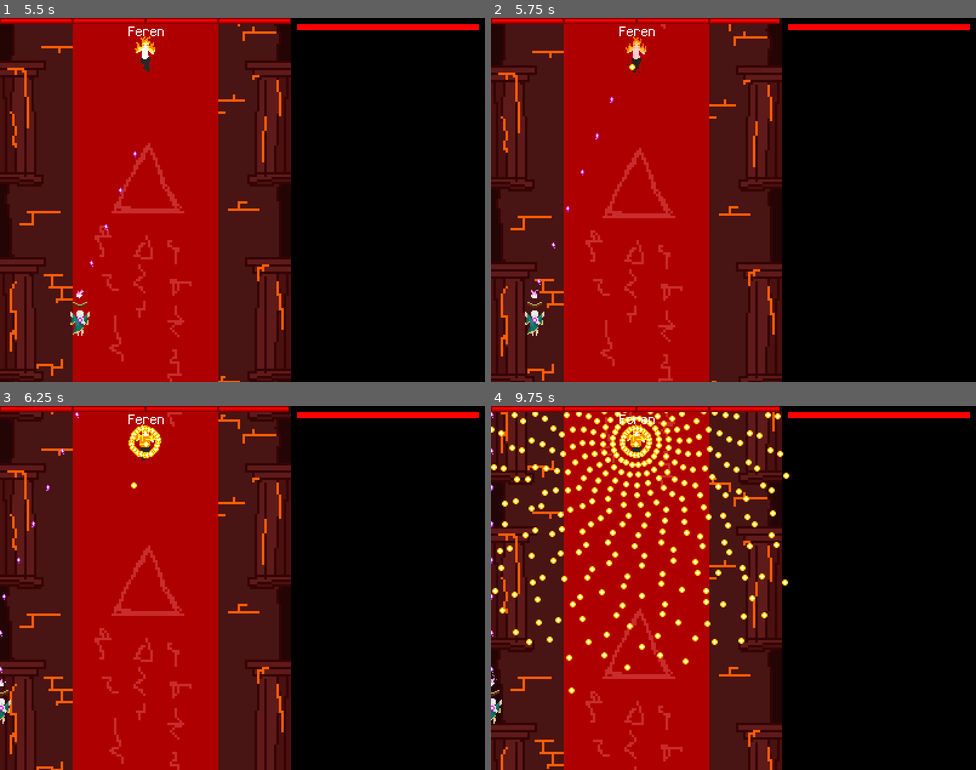
Above: before the commit, frames 1-4 (two rows, left to right).
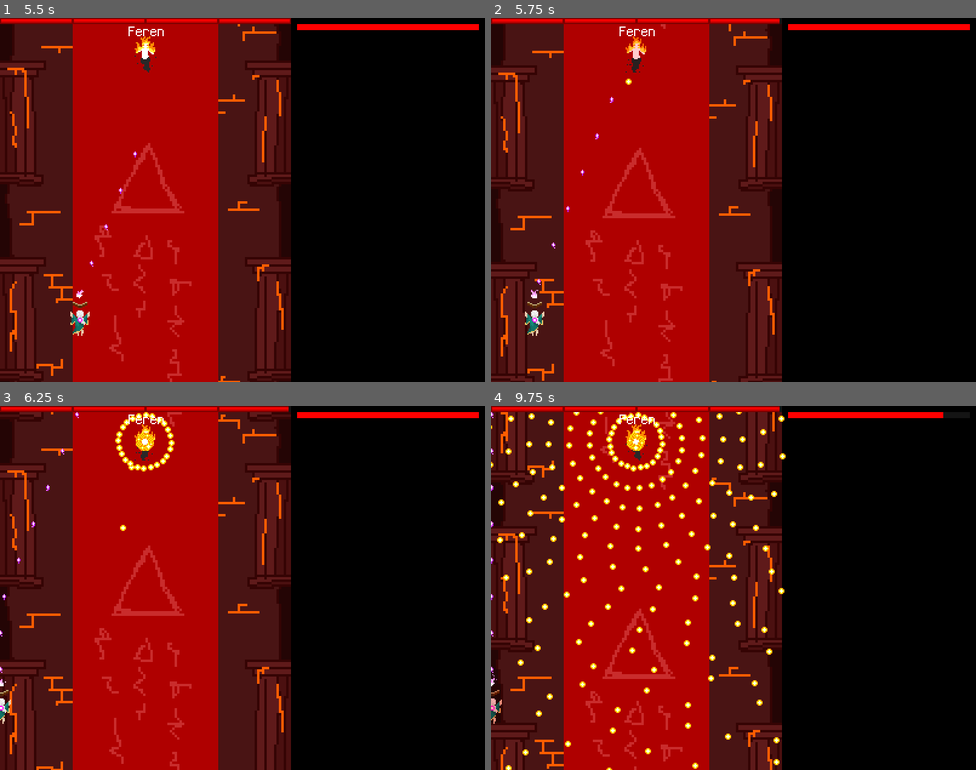
Above: after the commit, the same moments.

Repository: Voltinus/rimu
Game: Godot game, scene res://levels/LanguageSelector/LanguageSelector.tscn
Two runs of this game, one before a commit and one after it. Both use one fixed random seed, a clock stepped at 60 frames per second and the inputs below.
Inputs (mouse positions are in pixels of both pictures, inside the frame that each line leads up to):
- Up to frame 1 (5.5 s): click (242, 152) at 0.5 s; click "New game" at 1.25 s; tap Enter (dialogue_skip) at 2, 3.5, 5 s; hold D (move_right) 2.03-2.78 s; tap Space at 2.75, 4.25 s; hold S (move_down) 2.78-3.53 s; hold D (move_right) 3.53-4.28 s; hold W (move_up) 4.28-5.03 s; hold A (move_left) from 5.03 s (still down)
- Up to frame 2 (5.75 s): keep holding A (move_left)
- Up to frame 3 (6.25 s): keep holding A (move_left)
- Up to frame 4 (9.75 s): release A (move_left) at 6.53 s; hold S (move_down) 6.53-7.28 s; hold D (move_right) 7.28-8.03 s; hold W (move_up) 8.03-8.78 s; hold D (move_right) 8.78-9.53 s; hold S (move_down) from 9.53 s (still down)

Frame 1 is identical in both runs. In frame 2, less than 0.1% of the frame differs, in the area x 27-30%, y 12-19%; in frame 3, 0.8%; in frame 4, 7.4%, in the area x 0-99%, y 1-100%.

Commit message:
Improved some syntax, added "quit" action by pressing escape, and changed order of nodes in the scroll

Diff:
--- a/Global.gd
+++ b/Global.gd
@@ -6,6 +6,8 @@
 func _process(_delta):
 	if Input.is_action_just_pressed("toggle_fullscreen"):
 		OS.window_fullscreen = !OS.window_fullscreen
+	if Input.is_action_just_pressed("quit"):
+		quit()
 
 func goto_scene(scn: String):
 	var scene_path = "res://levels/%s/%s.tscn" % [scn, scn]
--- a/levels/Level1Fire/Enemy.gd
+++ b/levels/Level1Fire/Enemy.gd
@@ -23,7 +23,9 @@
 		{ "target": Vector2(0.5, 0.1) },
 		{ "shooting": false },
 		{ "callback": "curtain" },
+		{ "shooting": true },
 		{ "callback": "fire_lines" },
+		{ "shooting": false },
 		{ "callback": "triple_burst" },
 
 	]
@@ -52,25 +54,31 @@
 	for i in range(5):
 		for j in range(10):
 			for k in range(2):
+				if not alive:
+					return
 				var node = Bullet.instance()
 				var vel = Vector2(0, 1)
 				var pos
 				if k:
-					pos = Vector2(Global.game_width() * (0.1 + i/12.0), -3)
+					pos = Vector2(Global.game_width() * (0.05 + i/12.0 + j/100.0 - randf()/100), -3)
 				else:
-					pos = Vector2(Global.game_width() * (0.9 - i/12.0), -3)
-				node.init(vel, pos, _element)
+					pos = Vector2(Global.game_width() * (0.95 - i/12.0 - j/100.0 + randf()/100), -3)
+				node.init(vel, pos, "flame")
 				get_parent().add_child(node)
-			yield(get_tree().create_timer(0.15), 'timeout')
-		yield(get_tree().create_timer(0.3), 'timeout')
+			yield(get_tree().create_timer(0.1), 'timeout')
+		yield(get_tree().create_timer(0.2), 'timeout')
 	callback_ended = true
 
 func fire_lines():
 	for i in range(3):
+		if not alive:
+			return
 		var node = FireLine.instance()
-		node.position = Vector2(Global.game_width() * 0.5, Global.game_height() * (0.1 + i*0.3 + randf()/5))
-		print(node.position)
+		var node2 = FireLine.instance()
+		node.position = Vector2(Global.game_width() * 0.25, Global.game_height() * (0.1 + i*0.3 + randf()/5))
+		node2.position = node.position + Vector2(Global.game_width() * 0.5, 0)
 		get_parent().add_child(node)
+		get_parent().add_child(node2)
 		yield(get_tree().create_timer(0.3), 'timeout')
 	yield(get_tree().create_timer(5), 'timeout')
 	callback_ended = true
--- a/objects/EnemyBullet/EnemyBullet.gd
+++ b/objects/EnemyBullet/EnemyBullet.gd
@@ -1,26 +1,27 @@
 extends Area2D
+class_name EnemyBullet
 
 
-const _SPEED = 50
-var velocity = Vector2()
-var _element
+const _SPEED = 100
+var velocity: Vector2
+var _element: String
 
 
-func init(vel, pos, elem):
+func init(vel: Vector2, pos: Vector2, elem: String) -> void:
 	velocity = vel.normalized()
 	position = pos
 	_element = elem
 	($AnimatedSprite as AnimatedSprite).play(elem)
 
 
-func _physics_process(delta):
+func _physics_process(delta: float) -> void:
 	position.x += velocity.x * _SPEED * delta
 	position.y += velocity.y * _SPEED * delta
 	if position.x < -5 or position.x > Global.game_width() + 5 or position.y < -5 or position.y > Global.game_height() + 5:
 		self.queue_free()
 
 
-func _on_EnemyBullet_body_entered(body):
+func _on_EnemyBullet_body_entered(body: Node) -> void:
 	if body.has_method("hit"):
-		body.hit(1)
+		(body as Player).hit(1)
 		self.queue_free()
--- a/objects/EnemyBullet/EnemyBullet.tscn
+++ b/objects/EnemyBullet/EnemyBullet.tscn
@@ -30,9 +30,9 @@
 "name": "dark",
 "speed": 5.0
 }, {
-"frames": [ ExtResource( 6 ) ],
+"frames": [ SubResource( 1 ), SubResource( 2 ), SubResource( 3 ) ],
 "loop": true,
-"name": "air",
+"name": "flame",
 "speed": 5.0
 }, {
 "frames": [ ExtResource( 7 ) ],
@@ -45,14 +45,14 @@
 "name": "fire",
 "speed": 5.0
 }, {
-"frames": [ SubResource( 1 ), SubResource( 2 ), SubResource( 3 ) ],
-"loop": true,
-"name": "flame",
-"speed": 5.0
-}, {
 "frames": [ ExtResource( 5 ) ],
 "loop": true,
 "name": "earth",
+"speed": 5.0
+}, {
+"frames": [ ExtResource( 6 ) ],
+"loop": true,
+"name": "air",
 "speed": 5.0
 } ]
 
@@ -66,7 +66,6 @@
 [node name="AnimatedSprite" type="AnimatedSprite" parent="."]
 frames = SubResource( 4 )
 animation = "flame"
-frame = 1
 playing = true
 
 [node name="CollisionShape2D" type="CollisionShape2D" parent="."]
--- a/objects/Scroll/Scroll.tscn
+++ b/objects/Scroll/Scroll.tscn
@@ -3,15 +3,13 @@
 [ext_resource path="res://objects/Scroll/Scroll.gd" type="Script" id=1]
 [ext_resource path="res://objects/Scroll/scroll_fire.png" type="Texture" id=2]
 
-[sub_resource type="RectangleShape2D" id=1]
-
-[sub_resource type="Gradient" id=2]
+[sub_resource type="Gradient" id=1]
 colors = PoolColorArray( 1, 1, 0.498039, 1, 1, 1, 1, 0.254902 )
 
-[sub_resource type="GradientTexture" id=3]
-gradient = SubResource( 2 )
+[sub_resource type="GradientTexture" id=2]
+gradient = SubResource( 1 )
 
-[sub_resource type="ParticlesMaterial" id=4]
+[sub_resource type="ParticlesMaterial" id=3]
 emission_shape = 1
 emission_sphere_radius = 1.0
 flag_disable_z = true
@@ -19,19 +17,21 @@
 orbit_velocity = 0.0
 orbit_velocity_random = 0.0
 tangential_accel = 48.28
-color_ramp = SubResource( 3 )
+color_ramp = SubResource( 2 )
+
+[sub_resource type="RectangleShape2D" id=4]
 
 [node name="Scroll" type="Area2D"]
 script = ExtResource( 1 )
+
+[node name="Particles2D" type="Particles2D" parent="."]
+amount = 12
+process_material = SubResource( 3 )
 
 [node name="Sprite" type="Sprite" parent="."]
 texture = ExtResource( 2 )
 
 [node name="CollisionShape2D" type="CollisionShape2D" parent="."]
 visible = false
-shape = SubResource( 1 )
-
-[node name="Particles2D" type="Particles2D" parent="."]
-amount = 12
-process_material = SubResource( 4 )
+shape = SubResource( 4 )
 [connection signal="body_entered" from="." to="." method="_on_Scroll_body_entered"]
--- a/project.godot
+++ b/project.godot
@@ -13,6 +13,11 @@
 "class": "Enemy",
 "language": "GDScript",
 "path": "res://actors/Enemy/Enemy.gd"
+}, {
+"base": "Area2D",
+"class": "EnemyBullet",
+"language": "GDScript",
+"path": "res://objects/EnemyBullet/EnemyBullet.gd"
 }, {
 "base": "Control",
 "class": "GUI",
@@ -41,6 +46,7 @@
 } ]
 _global_script_class_icons={
 "Enemy": "",
+"EnemyBullet": "",
 "GUI": "",
 "Player": "",
 "PlayerBullet": "",
@@ -147,6 +153,11 @@
 "events": [ Object(InputEventKey,"resource_local_to_scene":false,"resource_name":"","device":0,"alt":false,"shift":false,"control":false,"meta":false,"command":false,"pressed":false,"scancode":16777237,"unicode":0,"echo":false,"script":null)
  ]
 }
+quit={
+"deadzone": 0.5,
+"events": [ Object(InputEventKey,"resource_local_to_scene":false,"resource_name":"","device":0,"alt":false,"shift":false,"control":false,"meta":false,"command":false,"pressed":false,"scancode":16777217,"unicode":0,"echo":false,"script":null)
+ ]
+}
 
 [layer_names]
 
